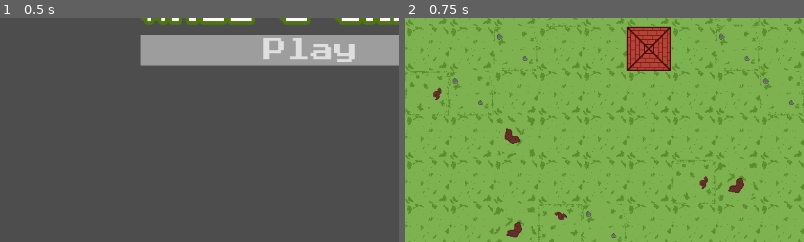
Above: before the commit, frames 1-2 (left to right).
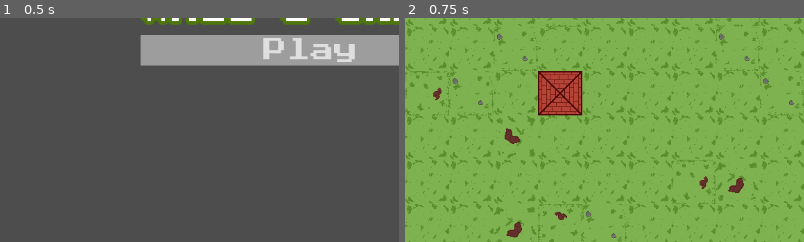
Above: after the commit, the same moments.

Repository: gerep/wall-and-order
Game: Godot game, scene res://scenes/main/main.tscn
Two runs of this game, one before a commit and one after it. Both use one fixed random seed, a clock stepped at 60 frames per second and the inputs below.
Inputs:
- Up to frame 1 (0.5 s): no input
- Up to frame 2 (0.75 s): click "Play" at 0.5 s
The pictures show only the part of the screen within x 11-61%, y 47-97%; the shares and areas given below are measured in that part.

Frame 1 is identical in both runs. In frame 2, 4.5% of the frame differs, in the area x 33-67%, y 3-44%.

Commit message:
better tower placement

Diff:
--- a/scenes/level/level.gd
+++ b/scenes/level/level.gd
@@ -68,10 +68,11 @@
 		enemy.position = Vector2(spawn_position, -50.0)
 
 
-func _place_towers(count: int, min_distance: float = 150.0, eagle_distance: float = 200.0) -> void:
+func _place_towers(count: int, min_distance: float = 150.0, eagle_distance: float = 200.0, center_margin: float = 150.0) -> void:
 	var cells = ground_layer.get_used_cells()
 	cells.shuffle()
 	var placed_positions: Array[Vector2] = []
+	var center_x = screen_width / 2.0
 	for cell in cells:
 		if placed_positions.size() >= count:
 			break
@@ -79,6 +80,9 @@
 		var pos = ground_layer.map_to_local(cell)
 
 		if pos.y >= eagle.position.y or pos.distance_to(eagle.position) < eagle_distance:
+			continue
+
+		if absf(pos.x - center_x) < center_margin:
 			continue
 
 		var too_close = false
